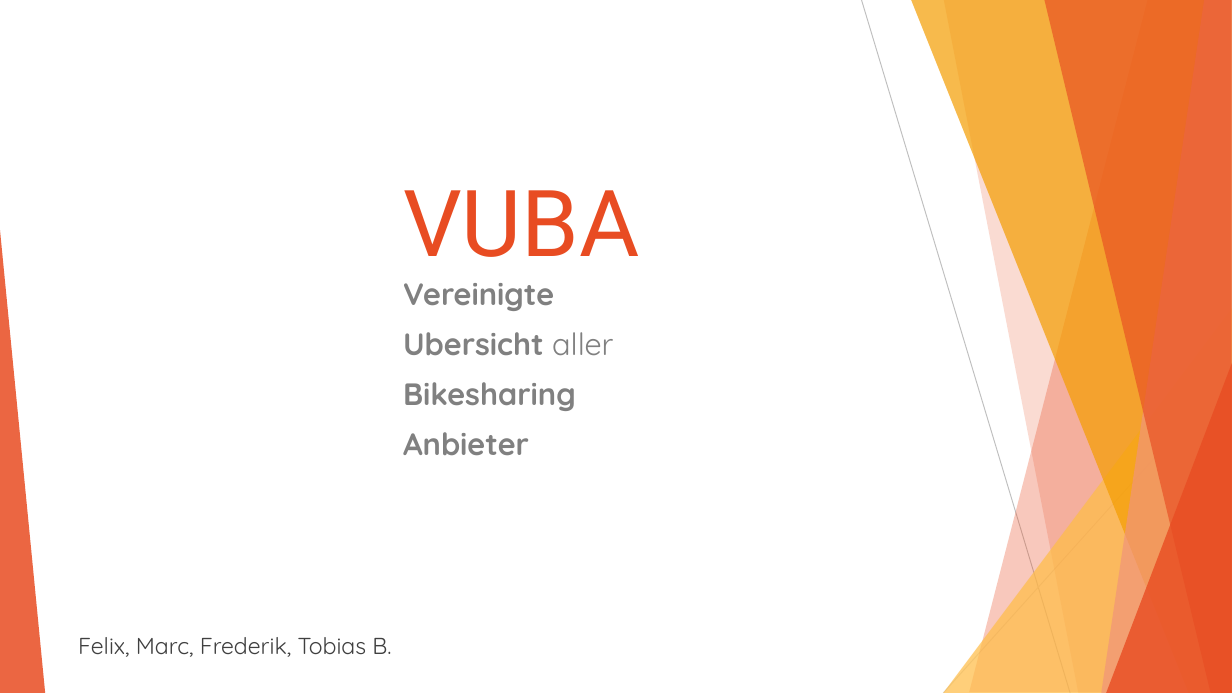
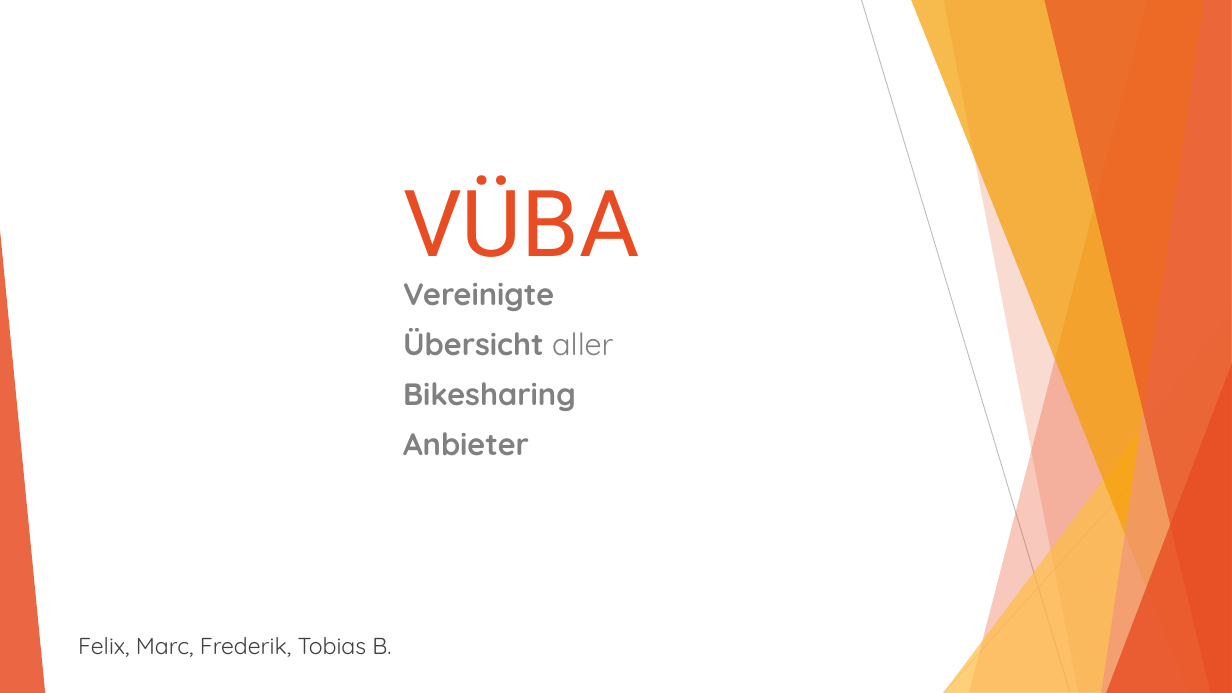
Before and after one commit to Jugendhackt/VUBA, a slide deck: slide 1 of VUBA.pptx. Drawn at 1232x693 pixels with LibreOffice and Linux fonts; fonts in the diff are those of the drawing. Boxes give left, top, right and bottom in pixels: in the first picture for what was removed or moved away, otherwise in the second. Text is boxed around its words. In the diff, an @@ line names an element or a change of style, - is before the commit and + after.

```diff
--- a/VUBA.pptx
+++ b/VUBA.pptx
@@ title at (x1=403, y1=175, x2=639, y2=257): text changed @@
-VUBA
+VÜBA
@@ subtitle at (x1=403, y1=328, x2=613, y2=355): text changed @@
-Ubersicht aller
+Übersicht aller
```
Also in this commit, not shown: 4 other slides changed, 3 slides added.
